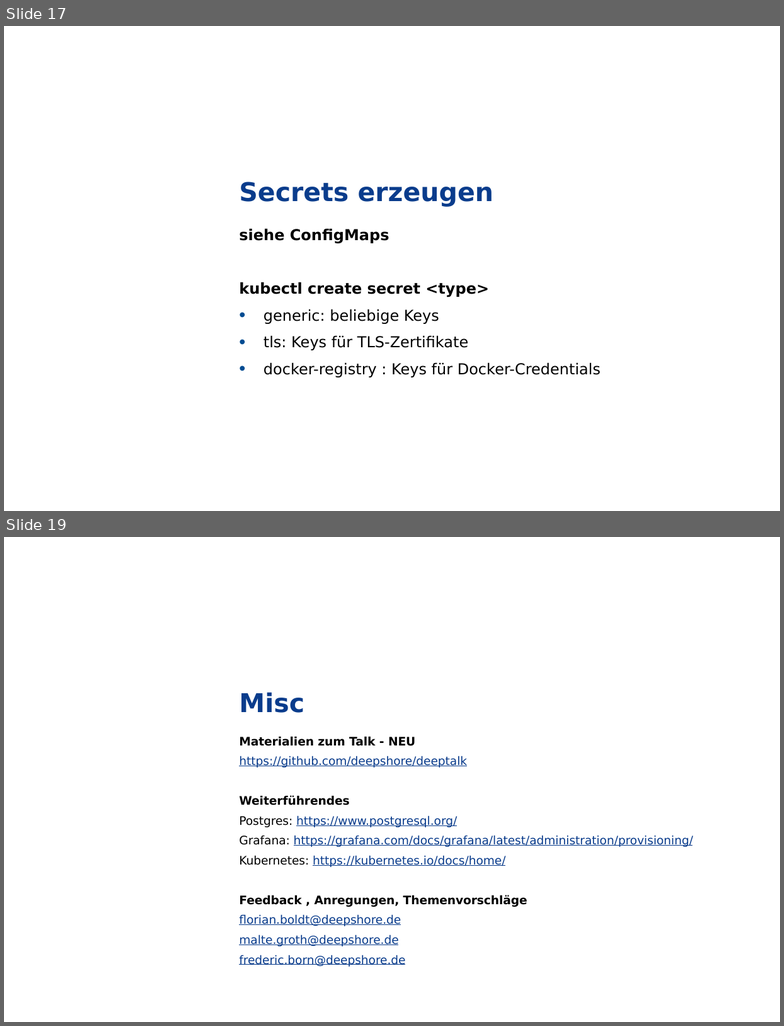
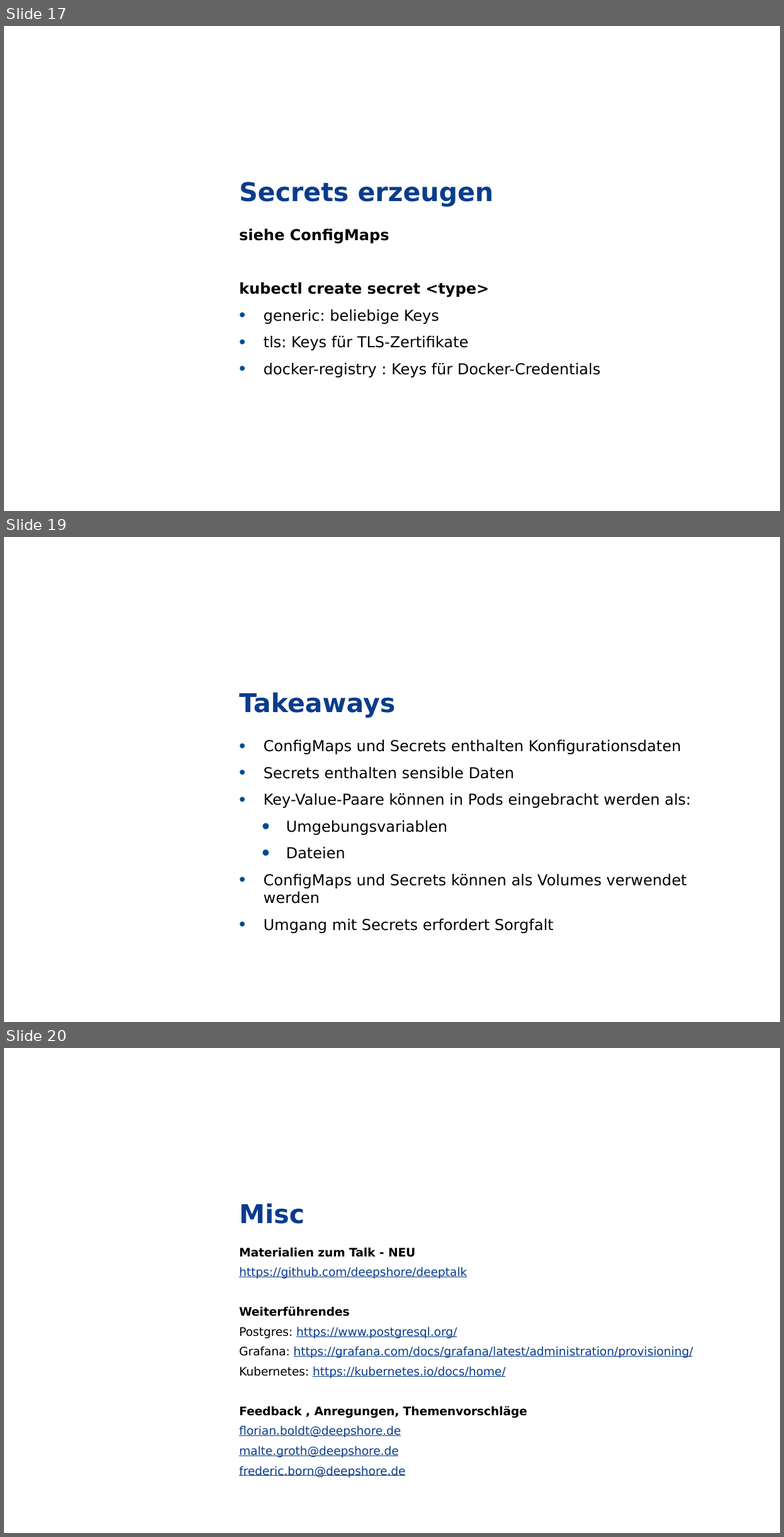
Before and after one commit to grothesk/deepshore-labs, a slide deck: 04-configmaps-und-secrets/deeptalk-04.pptx. Shown one above the other, each under a label of ours: slides 17 and 19 before the commit, slides 17, 19 and 20 after it; the slides between them are not shown. The pictures are 784x1026 and 784x1537 pixels, drawn with LibreOffice and Linux fonts; fonts in the diff are those of the drawing; background and template pictures are left out. Boxes give left, top, right and bottom in pixels: in the first picture for what was removed or moved away, otherwise in the second. Text is boxed around its words. In the diff, an @@ line names an element or a change of style, - is before the commit and + after.

```diff
--- a/04-configmaps-und-secrets/deeptalk-04.pptx
+++ b/04-configmaps-und-secrets/deeptalk-04.pptx
@@ slide 19 added at bbox=[4, 537, 780, 1022], background picture (left out); not listed: 1 template element that a slide beside it also shows @@
@@ title added at bbox=[239, 692, 395, 718], 24 pt, text #0A3C8C, bold @@
+Takeaways
@@ text added at bbox=[264, 739, 691, 933], 14 pt, text #000000 @@
+• ConfigMaps und Secrets enthalten Konfigurationsdaten
+• Secrets enthalten sensible Daten
+• Key-Value-Paare können in Pods eingebracht werden als:
+  • Umgebungsvariablen
+  • Dateien
+• ConfigMaps und Secrets können als Volumes verwendet werden
+• Umgang mit Secrets erfordert Sorgfalt
@@ what was slide 19 is now slide 20 @@
```
Also in this commit, not shown: 6 slides changed, 1 other file.
